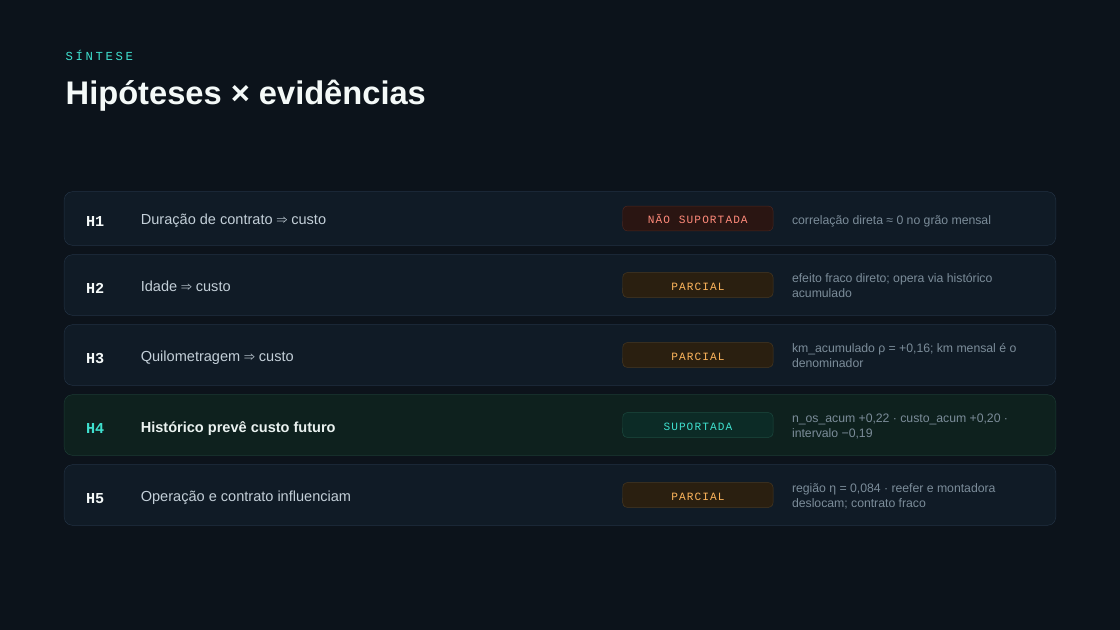
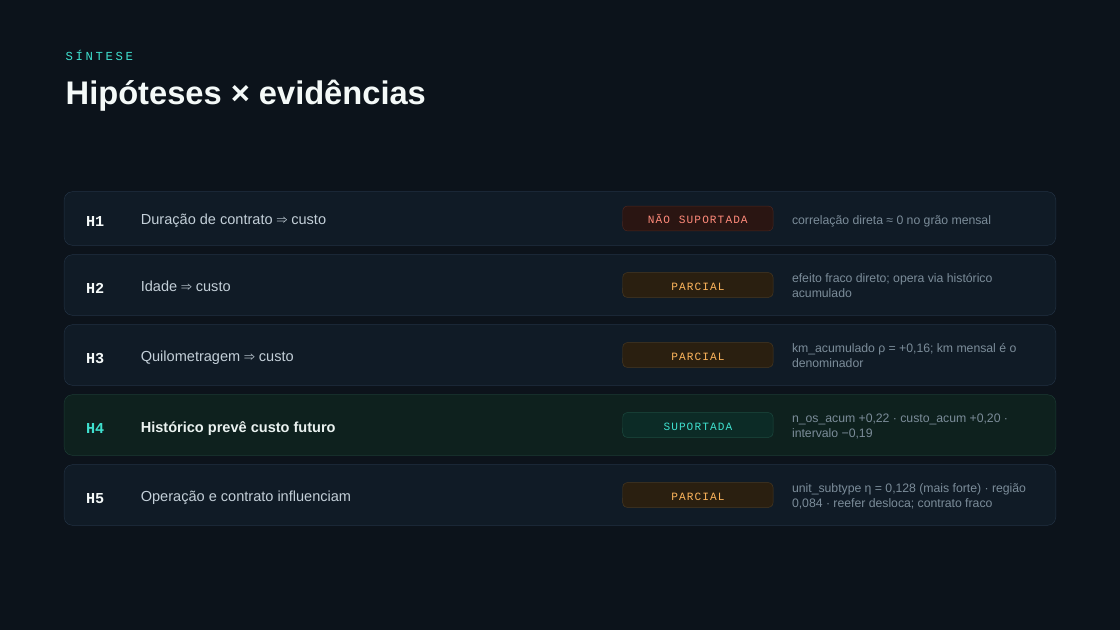
Before and after one commit to giovanicani/quatro_norte, a slide deck: slide 51 of docs/entregas/Apresentacao_QuatroNorte_v2.pptx. Drawn at 1120x630 pixels with LibreOffice and Linux fonts; fonts in the diff are those of the drawing. Boxes give left, top, right and bottom in pixels: in the first picture for what was removed or moved away, otherwise in the second. Text is boxed around its words. In the diff, an @@ line names an element or a change of style, - is before the commit and + after.

```diff
--- a/docs/entregas/Apresentacao_QuatroNorte_v2.pptx
+++ b/docs/entregas/Apresentacao_QuatroNorte_v2.pptx
@@ text at (x1=792, y1=483, x2=1026, y2=509): text changed @@
-região η = 0,084 · reefer e montadora deslocam; contrato fraco
+unit_subtype η = 0,128 (mais forte) · região 0,084 · reefer desloca; contrato fraco
```
Also in this commit, not shown: 8 other slides changed, 3 other files.
